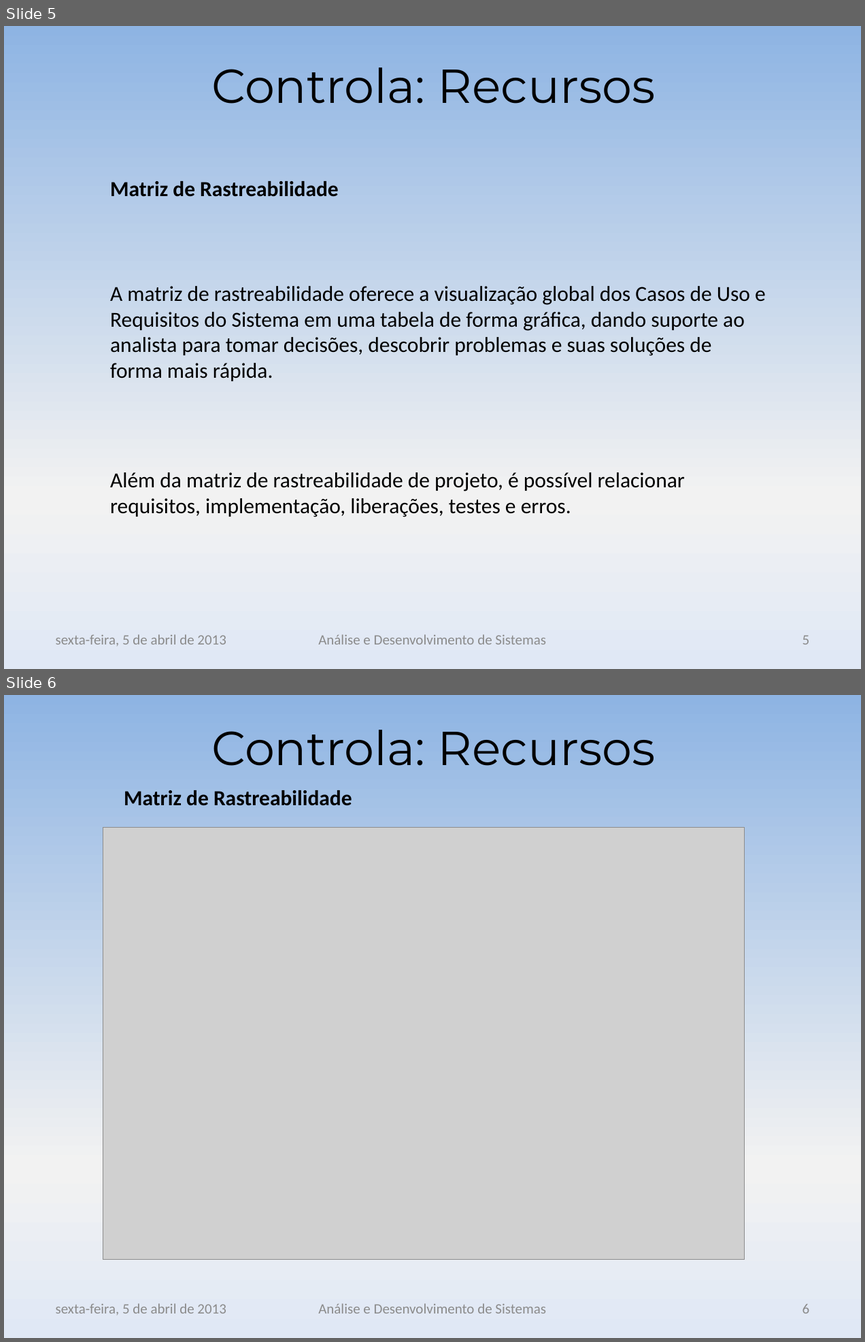
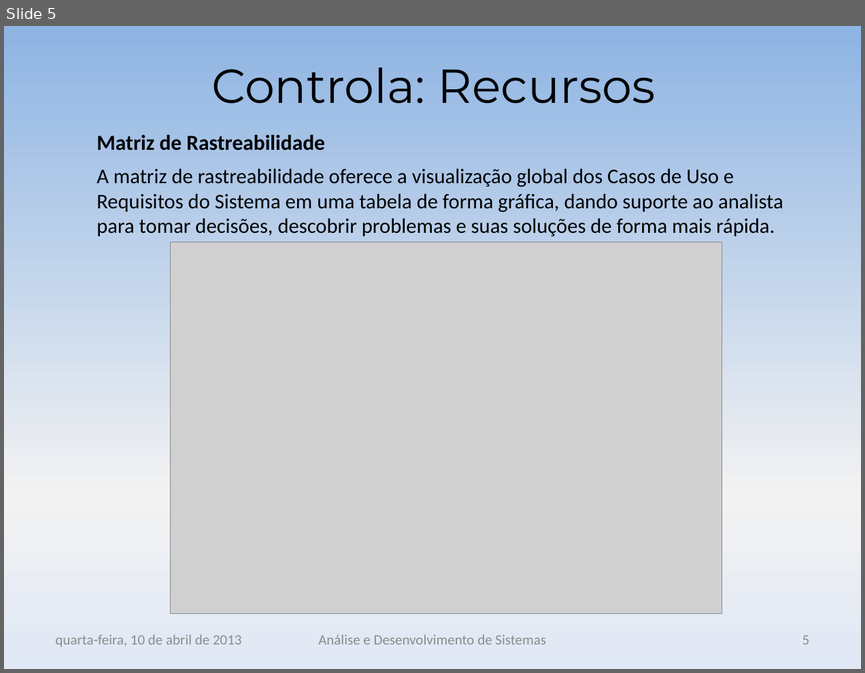
Before and after one commit to andreluizst/ads03na-academia, a slide deck: ENR/ENR_ApresentaçãoControla.pptx. Shown one above the other, each under a label of ours: slides 5 and 6 before the commit, slide 5 after it. The pictures are 865x1342 and 865x673 pixels, drawn with LibreOffice and Linux fonts; fonts in the diff are those of the drawing; grey boxes stand for pictures; background and template pictures are left out. Boxes give left, top, right and bottom in pixels: in the first picture for what was removed or moved away, otherwise in the second. Text is boxed around its words. In the diff, an @@ line names an element or a change of style, - is before the commit and + after.

```diff
--- a/ENR/ENR_ApresentaçãoControla.pptx
+++ b/ENR/ENR_ApresentaçãoControla.pptx
@@ slide 6 removed at box(4, 695, 861, 1338), background gradient #8EB4E3 to #F2F2F2 to #E1E8F5 @@
@@ title removed at box(212, 730, 655, 766) @@
-Controla: Recursos
@@ text removed at box(124, 790, 352, 806) @@
-Matriz de Rastreabilidade
@@ picture removed at box(103, 828, 745, 1259) @@
@@ text removed at box(56, 1303, 226, 1314) @@
-sexta-feira, 5 de abril de 2013
@@ text removed at box(318, 1303, 546, 1313) @@
-Análise e Desenvolvimento de Sistemas
@@ page number removed at box(802, 1304, 810, 1313) @@
-6
@@ slide 5 changed as well @@
@@ text "Matriz de Rastreabilidade": place and size @@
-text "Matriz de Rastreabilidade" at box(110, 181, 339, 197)
+text "Matriz de Rastreabilidade" at box(96, 135, 325, 150)
@@ text "A matriz de rastreabilidade oferece ...": place and size @@
-text "A matriz de rastreabilidade oferece ..." at box(110, 286, 766, 381)
+text "A matriz de rastreabilidade oferece ..." at box(96, 168, 783, 236)
@@ text "A matriz de rastreabilidade oferece ..." at box(96, 168, 783, 236): size 18 to 17.5 pt @@
@@ picture added at box(170, 242, 722, 613) @@
@@ text removed at box(110, 472, 685, 517) @@
-Além da matriz de rastreabilidade de projeto, é possível relacionar requisitos, implementação, liberações, testes e erros.
@@ text at box(56, 634, 241, 647): text changed @@
-sexta-feira, 5 de abril de 2013
+quarta-feira, 10 de abril de 2013
```
Also in this commit, not shown: 4 other slides changed.
